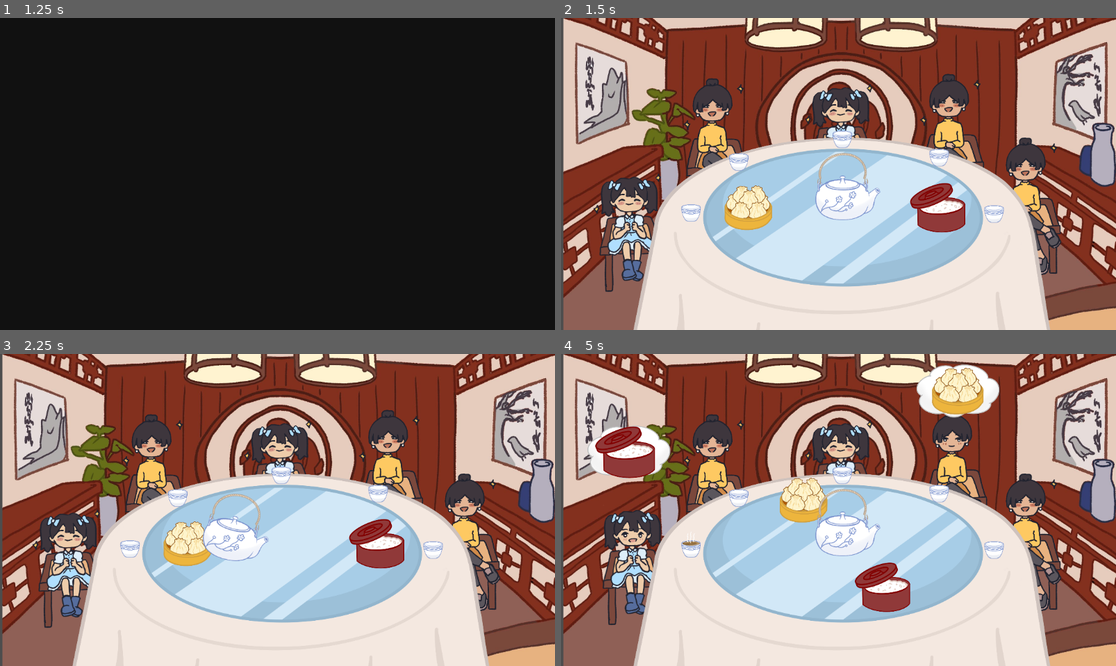
Above: before the commit, frames 1-4 (two rows, left to right).
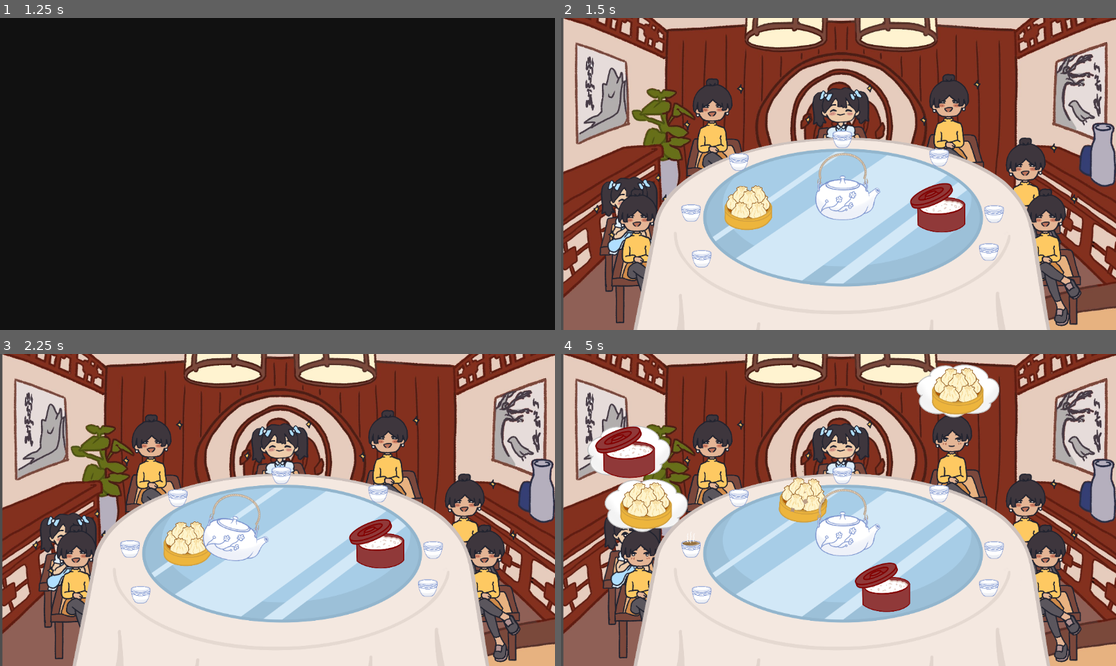
Above: after the commit, the same moments.

Repository: game-dev-besties/lupe_game
Game: Godot game, scene res://scenes/cutscene.tscn
The game is run twice, just before and just after one commit, with the same random seed, the same clock (stepped at 60 frames per second) and the same inputs.
Inputs (mouse positions are in pixels of both pictures, inside the frame that each line leads up to):
- Up to frame 1 (1.25 s): click "SKIP" at 0.5 s
- Up to frame 2 (1.5 s): click "SKIP" at 1.25 s
- Up to frame 3 (2.25 s): tap Enter (ui_accept) at 2 s; drag from (283, 531) to (127, 544) at 2.02 s
- Up to frame 4 (5 s): drag from (938, 544) to (749, 544) at 2.77 s; tap Enter (ui_accept) at 3.5 s; hold Right (ui_right) 3.53-4.25 s; click (749, 544) at 3.67 s; drag from (810, 572) to (688, 544) at 4.27 s

Frame 1 is identical in both runs. In frame 2, 3.9% of the frame differs, in the area x 8-94%, y 54-99%; in frame 3, 3.9%; in frame 4, 6.0%, in the area x 7-94%, y 37-99%.

Commit message:
feat: add placement for 7 people

Diff:
--- a/scenes/game.tscn
+++ b/scenes/game.tscn
@@ -129,6 +129,12 @@
 [node name="Marker2D5" type="Marker2D" parent="spinningthing/NpcSpawnPoints"]
 position = Vector2(388, 43)
 
+[node name="Marker2D6" type="Marker2D" parent="spinningthing/NpcSpawnPoints"]
+position = Vector2(430, 149)
+
+[node name="Marker2D7" type="Marker2D" parent="spinningthing/NpcSpawnPoints"]
+position = Vector2(-418, 149)
+
 [node name="TeacupSpawnPoints" type="Node2D" parent="spinningthing"]
 
 [node name="Marker2D" type="Marker2D" parent="spinningthing/TeacupSpawnPoints"]
@@ -145,6 +151,12 @@
 
 [node name="Marker2D5" type="Marker2D" parent="spinningthing/TeacupSpawnPoints"]
 position = Vector2(310, 6)
+
+[node name="Marker2D6" type="Marker2D" parent="spinningthing/TeacupSpawnPoints"]
+position = Vector2(299, 85)
+
+[node name="Marker2D7" type="Marker2D" parent="spinningthing/TeacupSpawnPoints"]
+position = Vector2(-297, 99)
 
 [node name="Camera2D" type="Camera2D" parent="."]
 position = Vector2(573, 378)
--- a/scripts/1LevelManager.gd
+++ b/scripts/1LevelManager.gd
@@ -14,6 +14,8 @@
 			{"name": "girl1", "desire": "rice", "timer": 5},
 			{"name": "girl3", "desire": "rice", "timer": 1.5},
 			{"name": "girl1", "desire": "rice", "timer": 5},
+			{"name": "girl3", "desire": "rice", "timer": 1.5},
+			{"name": "girl3", "desire": "rice", "timer": 1.5},
 			{"name": "girl3", "desire": "rice", "timer": 1.5},
 			{"name": "girl3", "desire": "rice", "timer": 1.5},
 		],
